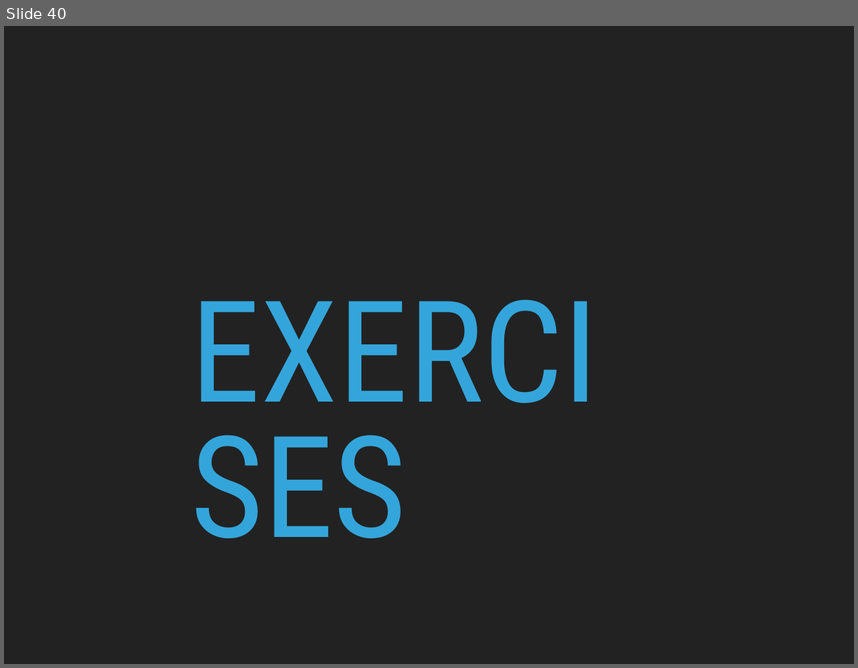
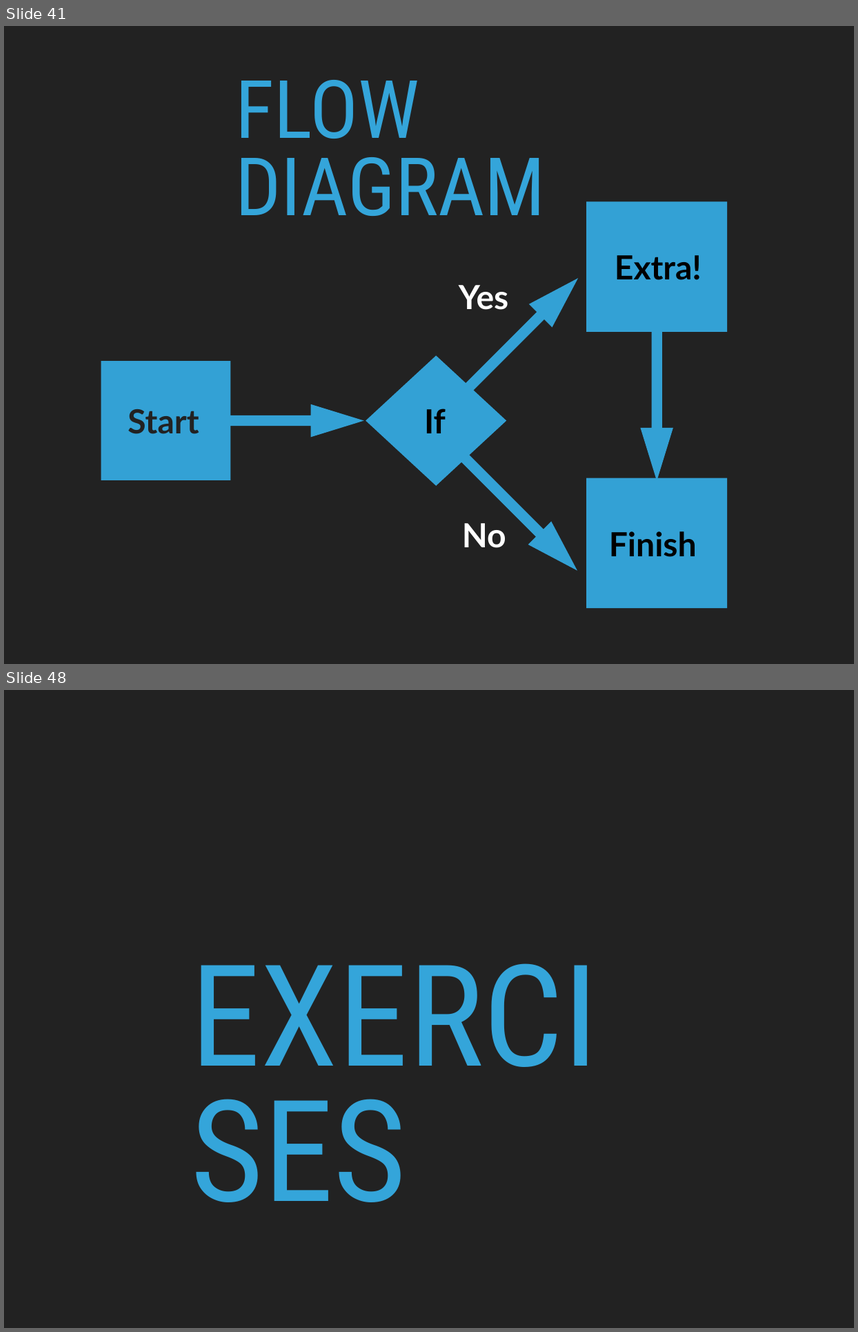
Before and after one commit to robcarrington/python-for-data-science, a slide deck: Session3/Session3_Slides.pptx. Shown one above the other, each under a label of ours: slide 40 before the commit, slides 41 and 48 after it; the slides between them are not shown. The pictures are 858x668 and 858x1332 pixels, drawn with LibreOffice and Linux fonts; fonts in the diff are those of the drawing. Boxes give left, top, right and bottom in pixels: in the first picture for what was removed or moved away, otherwise in the second. Text is boxed around its words. In the diff, an @@ line names an element or a change of style, - is before the commit and + after.

```diff
--- a/Session3/Session3_Slides.pptx
+++ b/Session3/Session3_Slides.pptx
@@ slide 41 added at bbox=[4, 26, 854, 664], background #222222 @@
@@ title added at bbox=[235, 80, 545, 216], 97 pt, text #34A5DA @@
+FLOW DIAGRAM
@@ rectangle added at bbox=[586, 202, 727, 332], fill #33A1D5 @@
@@ right arrow added at bbox=[455, 267, 590, 402], fill #33A1D5 @@
@@ text added at bbox=[615, 255, 702, 280], 40 pt, text #000000, bold @@
+Extra!
@@ text added at bbox=[459, 285, 508, 310], 40 pt, text #FFFFFF, bold @@
+Yes
@@ right arrow added at bbox=[641, 322, 673, 480], fill #33A1D5 @@
@@ freeform shape added at bbox=[366, 355, 507, 486], fill #33A1D5 @@
@@ rectangle added at bbox=[101, 361, 230, 480], fill #33A1D5 @@
@@ text added at bbox=[128, 409, 199, 434], 40 pt, text #222222, bold @@
+Start
@@ right arrow added at bbox=[205, 404, 364, 437], fill #33A1D5 @@
@@ text added at bbox=[424, 408, 446, 433], 40 pt, text #000000, bold @@
+If
@@ right arrow added at bbox=[454, 446, 589, 581], fill #33A1D5 @@
@@ rectangle added at bbox=[586, 478, 727, 608], fill #33A1D5 @@
@@ text added at bbox=[462, 523, 506, 548], 40 pt, text #FFFFFF, bold @@
+No
@@ text added at bbox=[609, 531, 697, 557], 40 pt, text #000000, bold @@
+Finish
@@ what was slide 40 is now slide 48 @@
```
Also in this commit, not shown: 8 slides changed, 24 other slides added, 54 slides removed, 5 other files.
